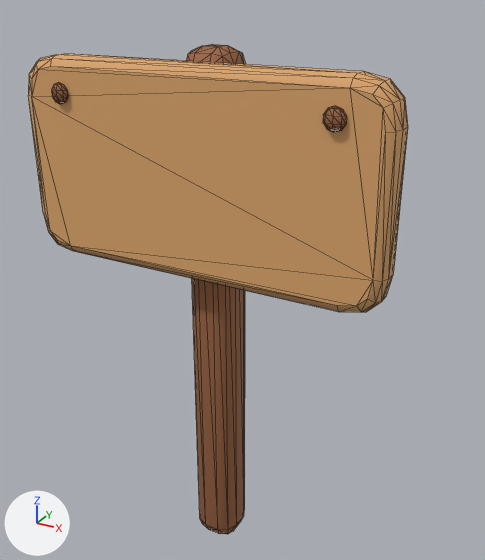
Before and after pictures for a commit that changed the glTF model game/assets/models/prop_sign.glb.
Both versions are drawn from a 50 mm camera at (0.591, -0.953, 1.089) aimed at (0.036, 0.055, 0.585). The axes (+X, +Y, +Z) are drawn at lower left. The lights are the same throughout. The older version comes first. Mesh edges are drawn as thin lines. Vertices at exactly the same position are counted once.

Objects in the first picture: 'prop_sign'.
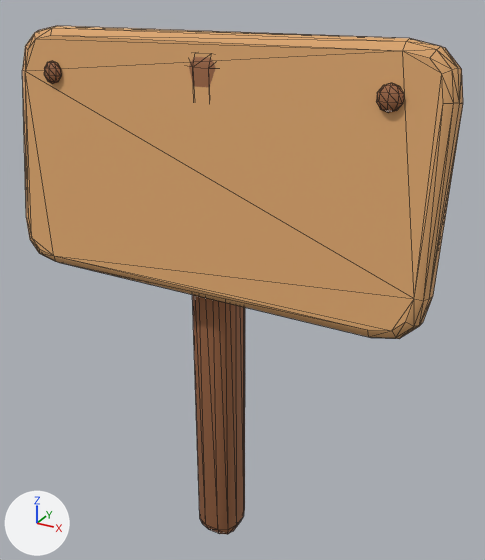
Scene script edits in JSON lines:
```json
{"block": "me_prop_sign", "where": "# used by ob_prop_sign; location = (0.0, 0.0, 0.0)"}
{"op": "remove", "block": "me_prop_sign", "code": "me_prop_sign.from_pydata(...)  # 220 vertices, 424 faces; spans x -0.34..0.34, y -0.079..0.075, z 0.0..1.0"}
{"op": "add", "block": "me_prop_sign", "code": "me_prop_sign.from_pydata(...)  # 220 vertices, 424 faces; spans x -0.4..0.4, y -0.062..0.075, z 0.0..1.022"}
{"block": "me_prop_sign", "change": "me_prop_sign part 1: the loose piece of 34 vertices spanning x -0.267..-0.233, y -0.079..-0.061, z 0.902..0.938 is turned -8 degrees about the x axis through its middle and scaled by 1.11, then moved by (-0.06, 0.051, 0.026)"}
{"block": "me_prop_sign", "change": "me_prop_sign part 2: the loose piece of 34 vertices spanning x 0.233..0.267, y -0.079..-0.061, z 0.902..0.938 is turned -8 degrees about the x axis through its middle and scaled by 1.11, then moved by (0.06, 0.051, 0.026)"}
{"block": "me_prop_sign", "change": "me_prop_sign part 3: 96 of 220 vertices moved; they spanned x -0.34..0.34, y -0.065..-0.005, z 0.62..0.98 and now span x -0.4..0.4, y -0.062..0.054, z 0.583..1.022; mean shift (0.0, 0.031, 0.003); largest move (-0.306, -0.06, 0.967) -> (-0.362, 0.0, 1.01)"}
```

Boxes [x1, y1, x2, y2] around the edits, measured in the pictures (485 x 560 px; the box of a moved part takes in the faces that stretch with it):
```json
{"object": "prop_sign", "change": "reshaped", "before": [28, 44, 408, 534], "after": [22, 26, 463, 534], "on screen": "16% wider"}
{"part": 1, "of": "me_prop_sign", "change": "moved or reshaped", "before": [52, 83, 68, 104], "after": [44, 61, 61, 84]}
{"part": 2, "of": "me_prop_sign", "change": "moved or reshaped", "before": [323, 106, 347, 132], "after": [376, 83, 404, 113]}
{"part": 3, "of": "me_prop_sign", "change": "moved or reshaped", "before": [28, 54, 408, 312], "after": [22, 26, 463, 339]}
```
